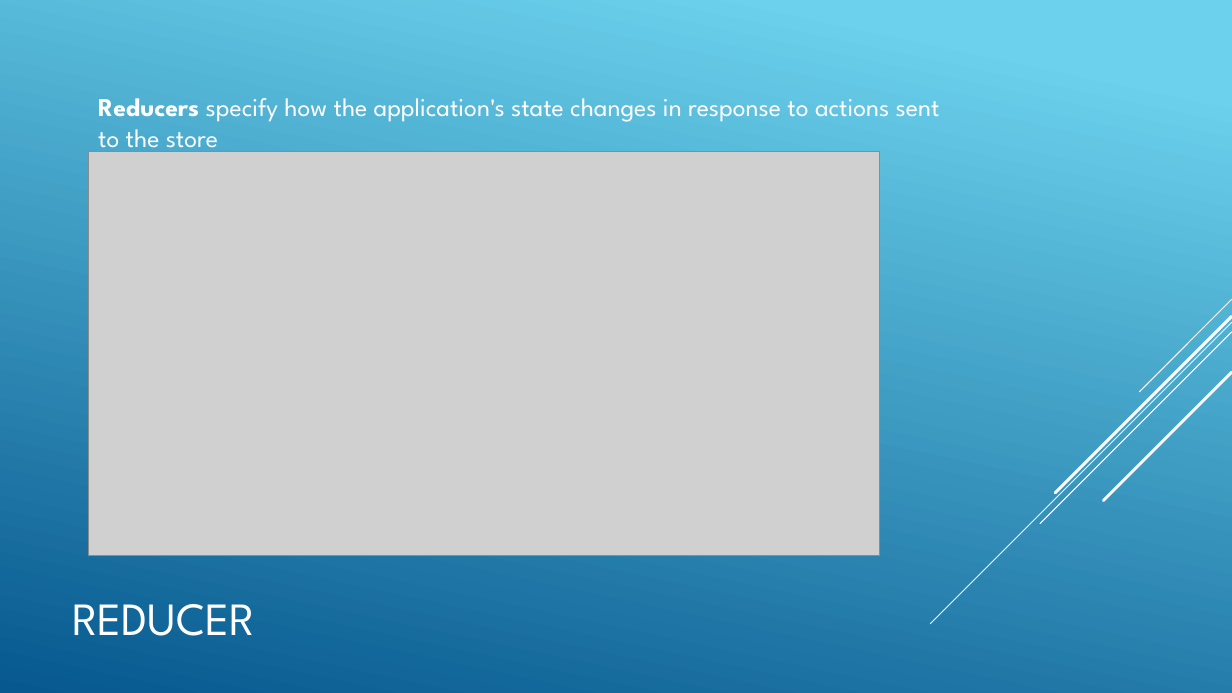
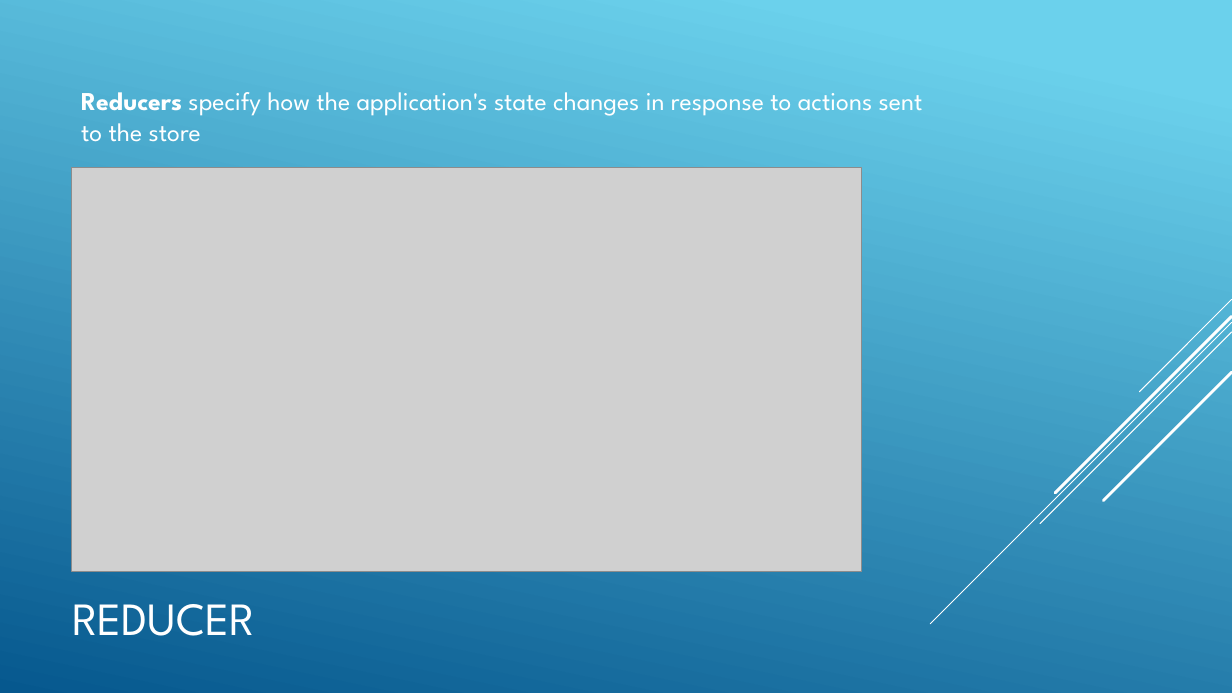
Before and after one commit to ngohungphuc/Presentation, a slide deck: slide 13 of NgRx/Ngrx.pptx. Drawn at 1232x693 pixels with LibreOffice and Linux fonts; fonts in the diff are those of the drawing; grey boxes stand for pictures. Boxes give left, top, right and bottom in pixels: in the first picture for what was removed or moved away, otherwise in the second. Text is boxed around its words. In the diff, an @@ line names an element or a change of style, - is before the commit and + after.

```diff
--- a/NgRx/Ngrx.pptx
+++ b/NgRx/Ngrx.pptx
@@ text "Reducers specify how the application's ..." rewrapped from <box>98,98,940,155</box> to <box>81,92,923,142</box> @@
@@ picture: place and size @@
-picture at <box>89,152,879,556</box>
+picture at <box>72,167,862,572</box>
```
Also in this commit, not shown: 3 other slides changed, 2 other files.
